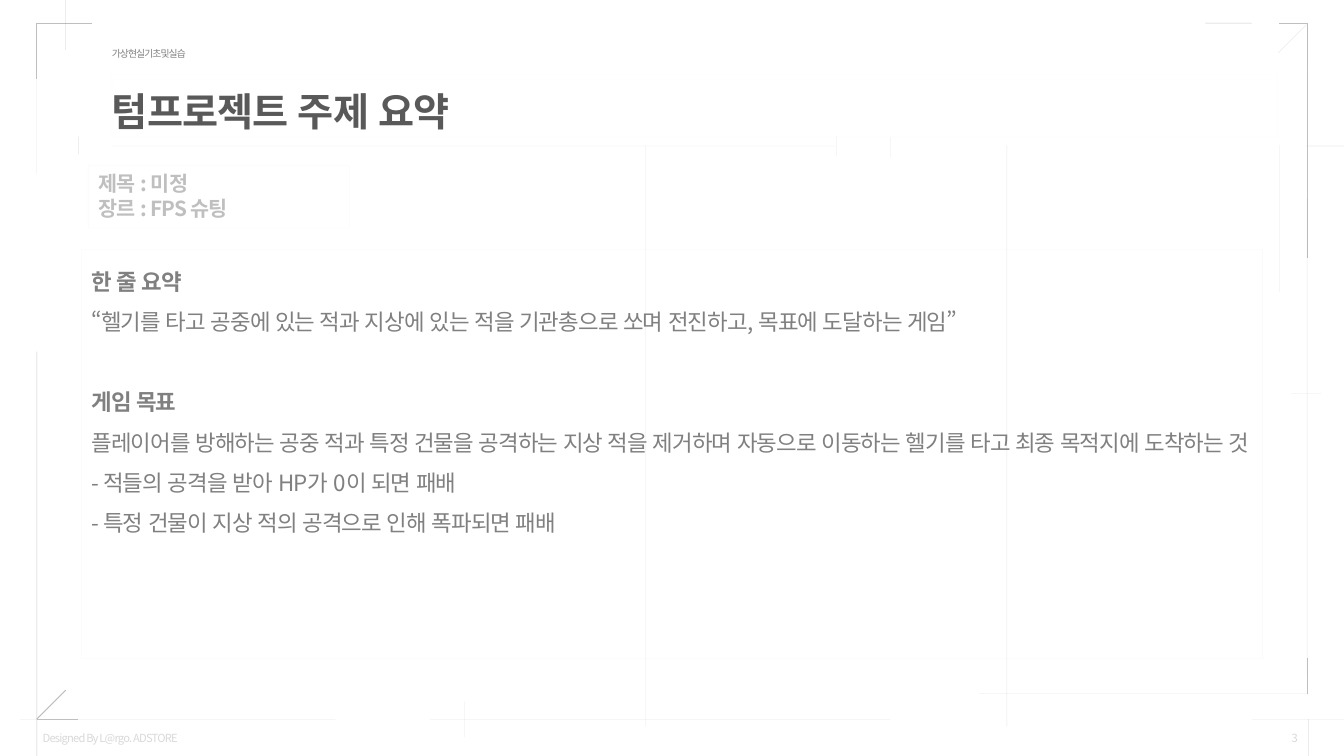
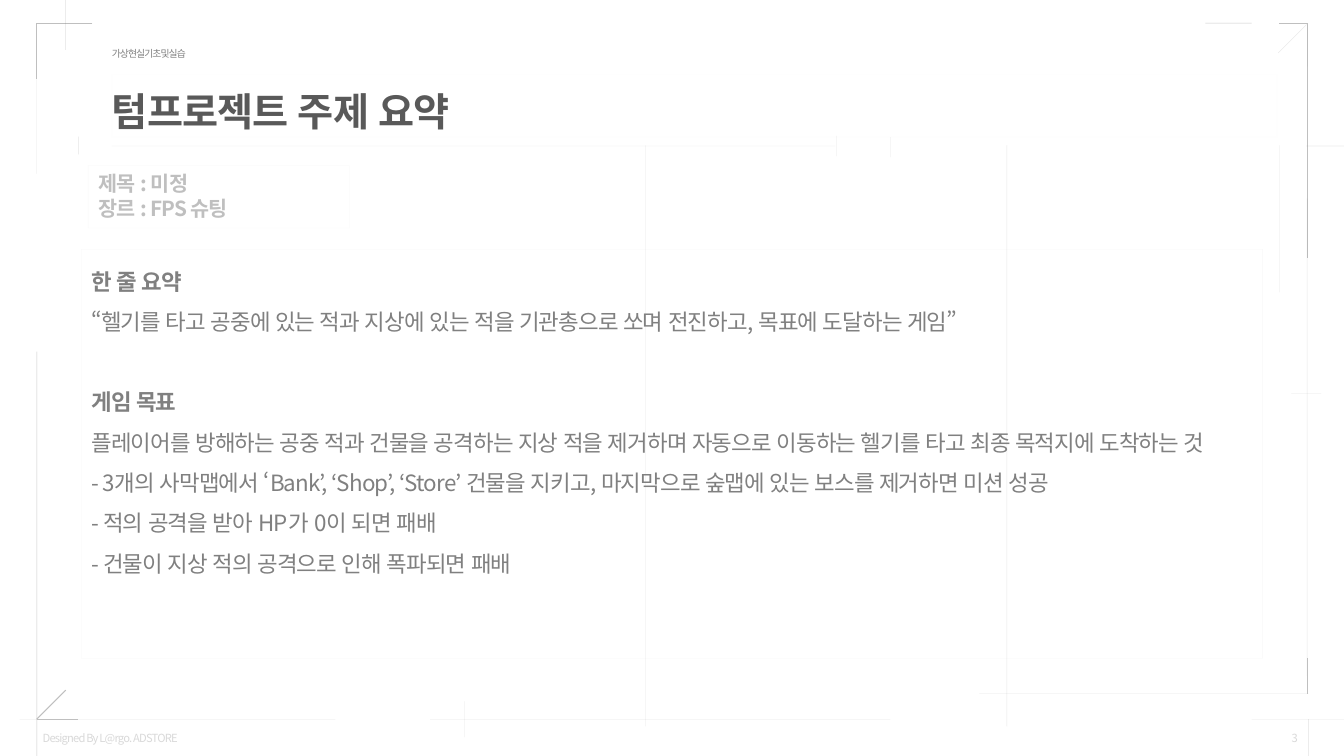
Before and after one commit to Mellow1213/VRProject_2022_1, a slide deck: slide 3 of 텀프로젝트_결과발표_20205220이바다20205262최예찬.pptx. Drawn at 1344x756 pixels with LibreOffice and Linux fonts; fonts in the diff are those of the drawing. Boxes give left, top, right and bottom in pixels: in the first picture for what was removed or moved away, otherwise in the second. Text is boxed around its words. In the diff, an @@ line names an element or a change of style, - is before the commit and + after.

Commit message:
피피티 주제 요약 수정

```diff
--- a/텀프로젝트_결과발표_20205220이바다20205262최예찬.pptx
+++ b/텀프로젝트_결과발표_20205220이바다20205262최예찬.pptx
@@ text at (91, 432, 1205, 574): text changed @@
-플레이어를 방해하는 공중 적과 특정 건물을 공격하는 지상 적을 제거하며 자동으로 이동하는 헬기를 타고 최종 목적지에 도착하는 것
-- 적들의 공격을 받아 HP가 0이 되면 패배
-- 특정 건물이 지상 적의 공격으로 인해 폭파되면 패배
+플레이어를 방해하는 공중 적과 건물을 공격하는 지상 적을 제거하며 자동으로 이동하는 헬기를 타고 최종 목적지에 도착하는 것
+- 3개의 사막맵에서 ‘Bank’, ‘Shop’, ‘Store’ 건물을 지키고, 마지막으로 숲맵에 있는 보스를 제거하면 미션 성공
+- 적의 공격을 받아 HP가 0이 되면 패배
+- 건물이 지상 적의 공격으로 인해 폭파되면 패배
```
Also in this commit, not shown: 2 other slides changed.
